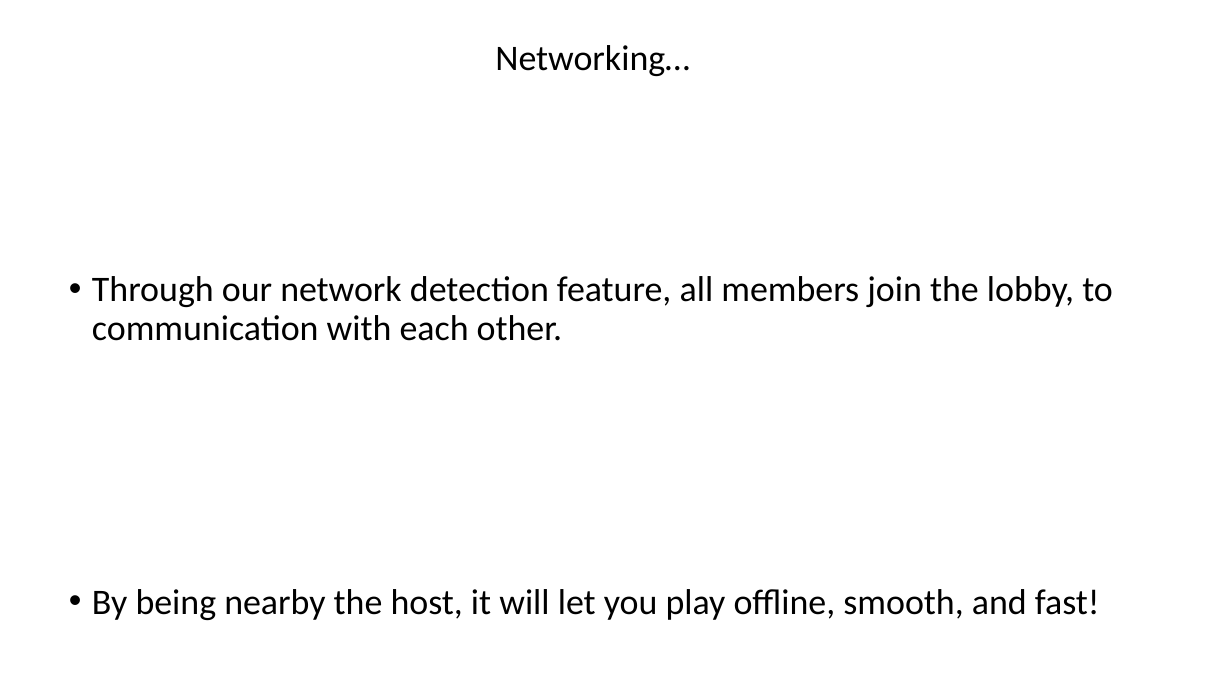
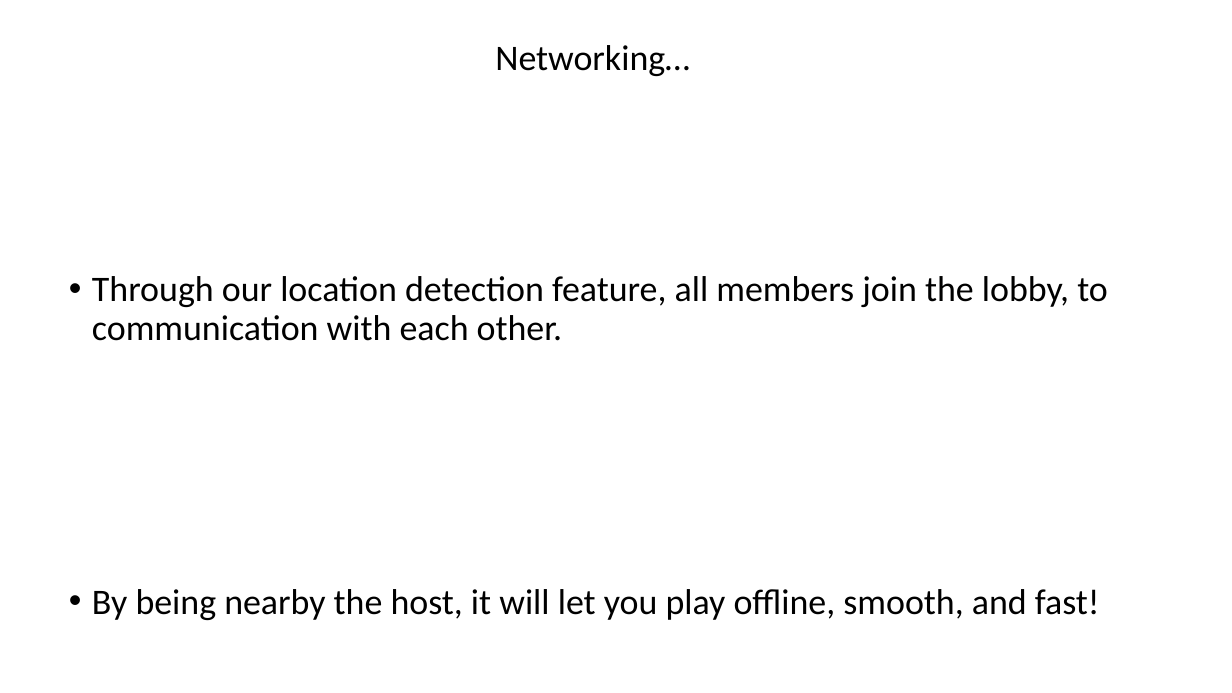
Before and after one commit to LizaSi/Casino-game, a slide deck: slide 3 of מצגת.pptx. Drawn at 1232x693 pixels with LibreOffice and Linux fonts; fonts in the diff are those of the drawing; background and template pictures are left out. Boxes give left, top, right and bottom in pixels: in the first picture for what was removed or moved away, otherwise in the second. Text is boxed around its words. In the diff, an @@ line names an element or a change of style, - is before the commit and + after.

Commit message:
Updated presentation

```diff
--- a/מצגת.pptx
+++ b/מצגת.pptx
@@ text at [92,276,1108,341]: text changed @@
-• Through our network detection feature, all members join the lobby, to communication with each other.
+• Through our location detection feature, all members join the lobby, to communication with each other.
```
Also in this commit, not shown: 2 other slides changed, 2 slides added, 1 slide removed.
